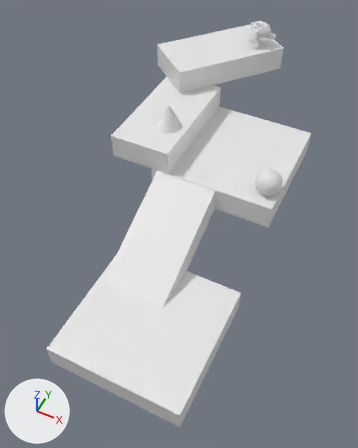
A saved change to the Blender file 3jspfs_map.blend.
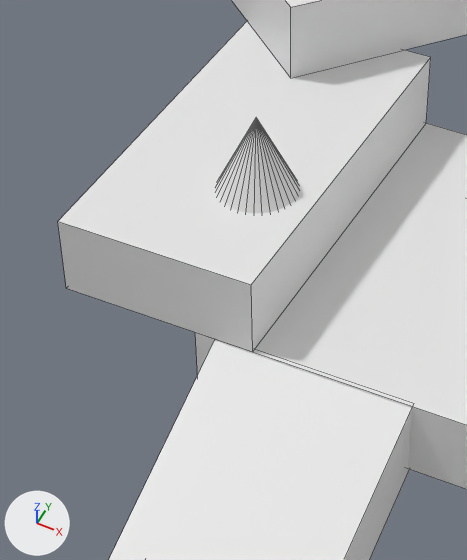
The first picture shows the older version from a 50 mm camera at (10.1, -30.3, 27.3) aimed at (-1.7, -6.8, -2.1). The close-ups show both versions on the part from 26% to 65% of the width and 16% to 53% of the height of that picture; other places that the commit changed are outside them. Arrows for +X, +Y and +Z are at lower left; the lights stay in place. The close-ups show mesh edges as thin lines. Materials are left out; every surface is plain grey.
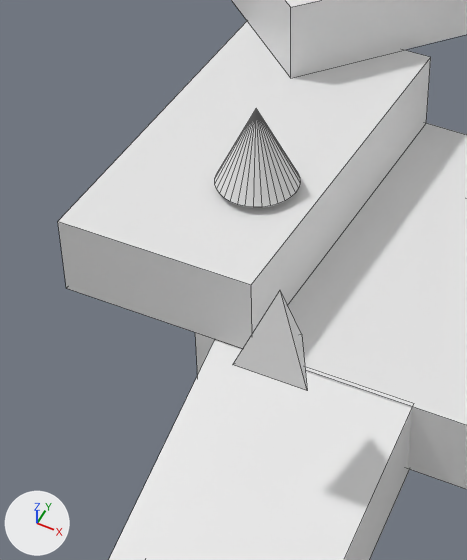
The newer file is also turned or shifted as a whole; pictures and numbers use the older file's frame.

Where the change shows, as pixel boxes (x1, y1, x2, y2) in the close-ups (467 x 560 px):
'Cone', moved: before (216, 118, 299, 213); after (215, 109, 300, 207)
'Cone.001', added: after (233, 290, 307, 391)

The change, as a list of edits to the scene's bpy script:
```text
Add me_cone_001:
    me_cone_001.from_pydata([(0.0, 1.0, -1.0), (0.87, -0.5, -1.0), (-0.87, -0.5, -1.0), (0.0, 0.0, 1.0)], [], [(0, 3, 1), (0, 1, 2), (1, 3, 2), (2, 3, 0)])
Change ob_cone:
    ob_cone.location: (-4.98, -1.82, 3.01) -> (-4.98, -1.82, 3.26)
Add ob_cone_001:
    ob_cone_001 = bpy.data.objects.new('Cone.001', me_cone_001)
    ob_cone_001.location = (-1.69, -7.16, 4.2)
```
